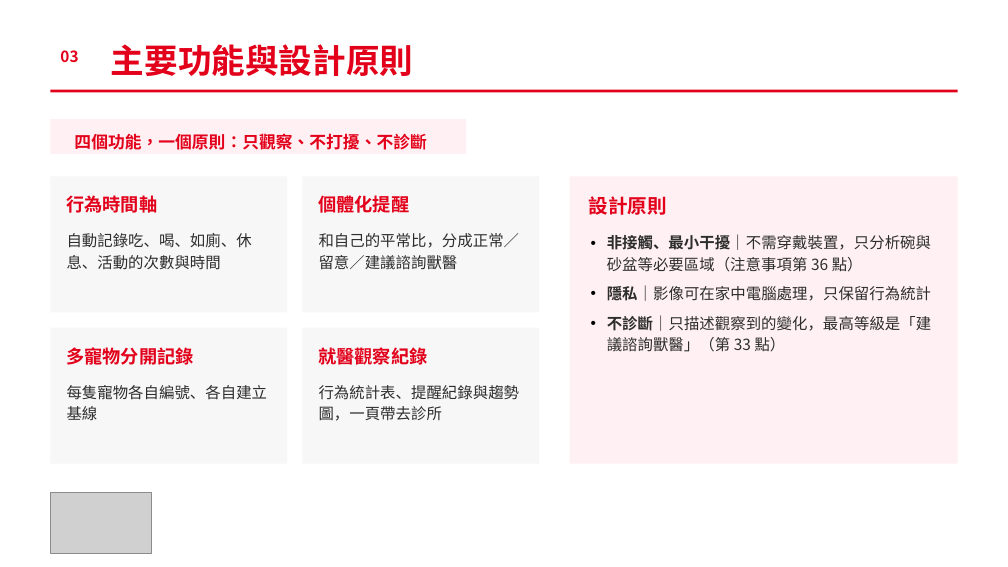
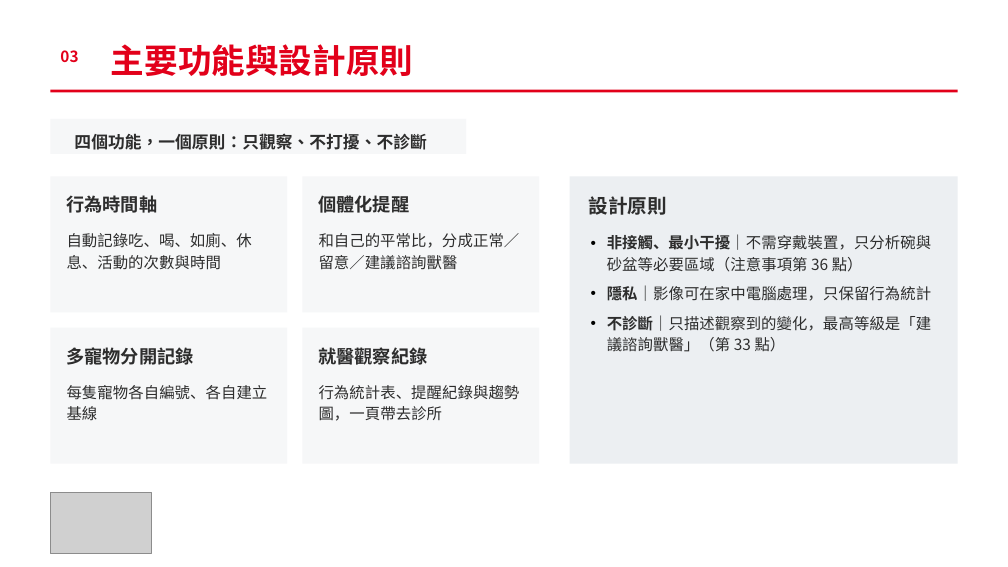
Before and after one commit to ammieliu-jpg/AI_animal, a slide deck: slide 6 of docs/proposal/PetSentinel_proposal.pptx. Drawn at 1008x567 pixels with LibreOffice and Linux fonts; fonts in the diff are those of the drawing; grey boxes stand for pictures. Boxes give left, top, right and bottom in pixels: in the first picture for what was removed or moved away, otherwise in the second. Text is boxed around its words. In the diff, an @@ line names an element or a change of style, - is before the commit and + after.

```diff
--- a/docs/proposal/PetSentinel_proposal.pptx
+++ b/docs/proposal/PetSentinel_proposal.pptx
@@ rectangle at bbox=[50, 119, 466, 154]: fill #FFF1F3 to #F6F7F8 @@
@@ rectangle at bbox=[570, 176, 958, 464]: fill #FFF1F3 to #ECEFF2 @@
@@ text colour #E2001A to #2D2D2D in 6 elements at bbox=[74, 133, 426, 150], bbox=[67, 195, 158, 213], bbox=[319, 193, 410, 217], bbox=[67, 347, 194, 365], bbox=[319, 344, 428, 368], bbox=[589, 196, 667, 215] @@
@@ fill #F7F7F7 to #F6F7F8 in 4 elements at bbox=[50, 176, 287, 312], bbox=[302, 176, 539, 312], bbox=[50, 328, 287, 464], bbox=[302, 328, 539, 464] @@
```
Also in this commit, not shown: 14 other slides changed, 2 other files.
